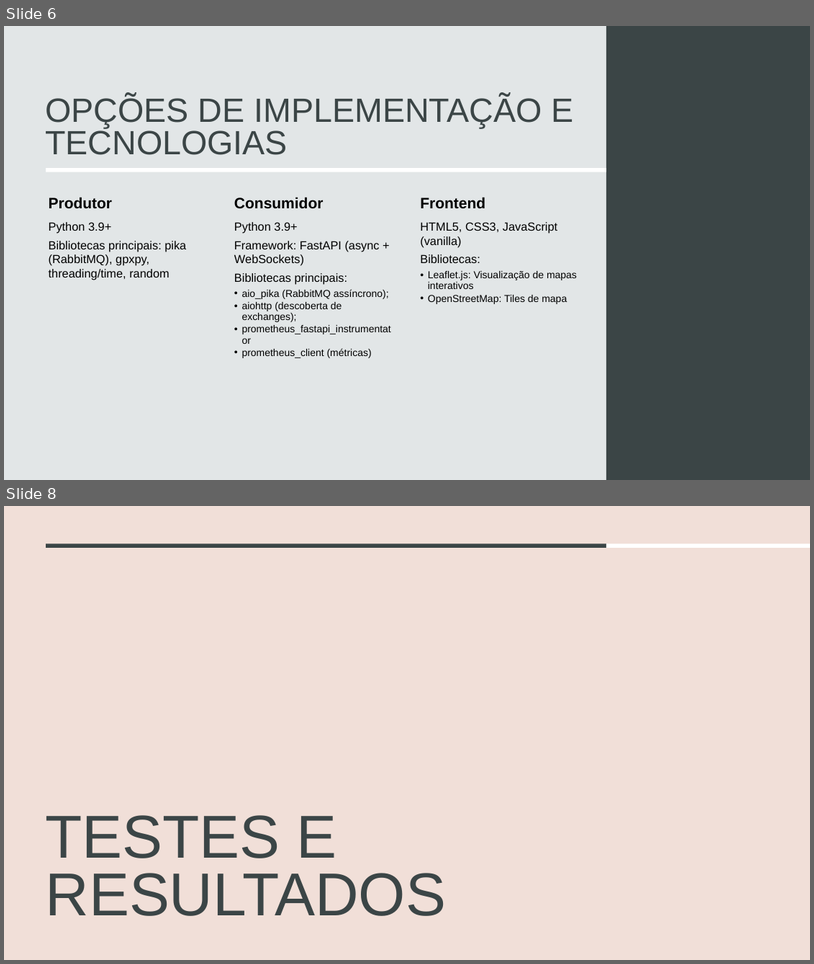
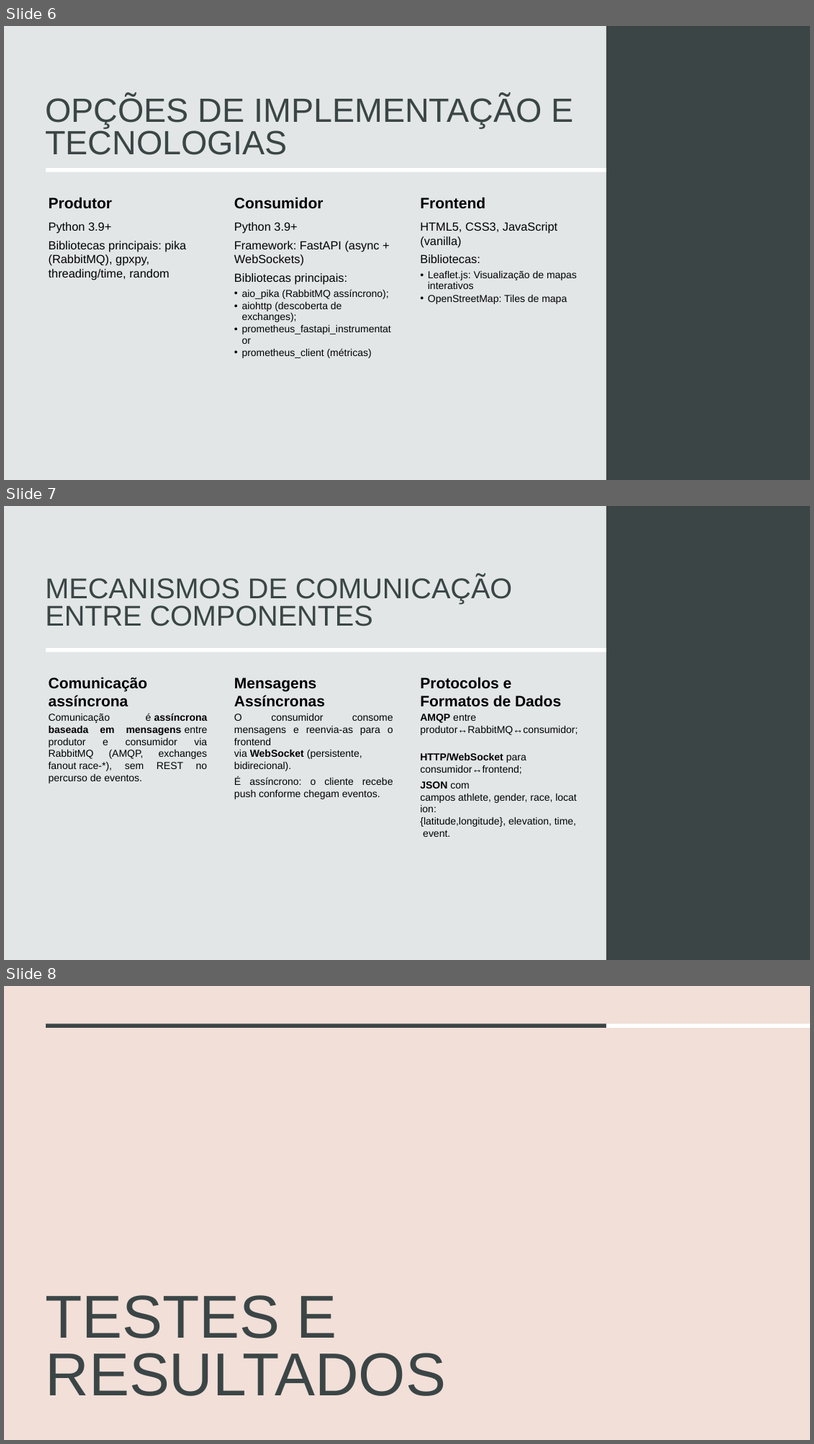
Before and after one commit to Getmeapint/SistemasDist, a slide deck: docs/Sistema de Streaming de Eventos em Tempo Real com RabbitMQ.pptx. Shown one above the other, each under a label of ours: slides 6 and 8 before the commit, slides 6, 7 and 8 after it; the slides between them are not shown. The pictures are 814x964 and 814x1444 pixels, drawn with LibreOffice and Linux fonts; fonts in the diff are those of the drawing. Boxes give left, top, right and bottom in pixels: in the first picture for what was removed or moved away, otherwise in the second. Text is boxed around its words. In the diff, an @@ line names an element or a change of style, - is before the commit and + after.

```diff
--- a/docs/Sistema de Streaming de Eventos em Tempo Real com RabbitMQ.pptx
+++ b/docs/Sistema de Streaming de Eventos em Tempo Real com RabbitMQ.pptx
@@ slide 7 added at bbox=[4, 506, 810, 960], background #E2E6E7; not listed: 2 template elements that a slide beside it also shows @@
@@ title added at bbox=[45, 575, 512, 626], 34 pt, text #3B4546 @@
+MECANISMOS DE COMUNICAÇÃO ENTRE COMPONENTES
@@ group added at bbox=[49, 677, 578, 836]: 6 texts @@
+Comunicação assíncrona
+Comunicação é assíncrona baseada em mensagens entre produtor e consumidor via RabbitMQ (AMQP, exchanges fanout race-*), sem REST no percurso de eventos.
+Mensagens Assíncronas
+O consumidor consome mensagens e reenvia-as para o frontend via WebSocket (persistente, bidirecional).
+É assíncrono: o cliente recebe push conforme chegam eventos.
+Protocolos e Formatos de Dados
+AMQP entre produtor↔RabbitMQ↔consumidor;
+HTTP/WebSocket para consumidor↔frontend;
+JSON com campos athlete, gender, race, location:{latitude,longitude}, elevation, time, event.
```
Also in this commit, not shown: 2 slides changed, 2 other slides added, 4 slides removed.
